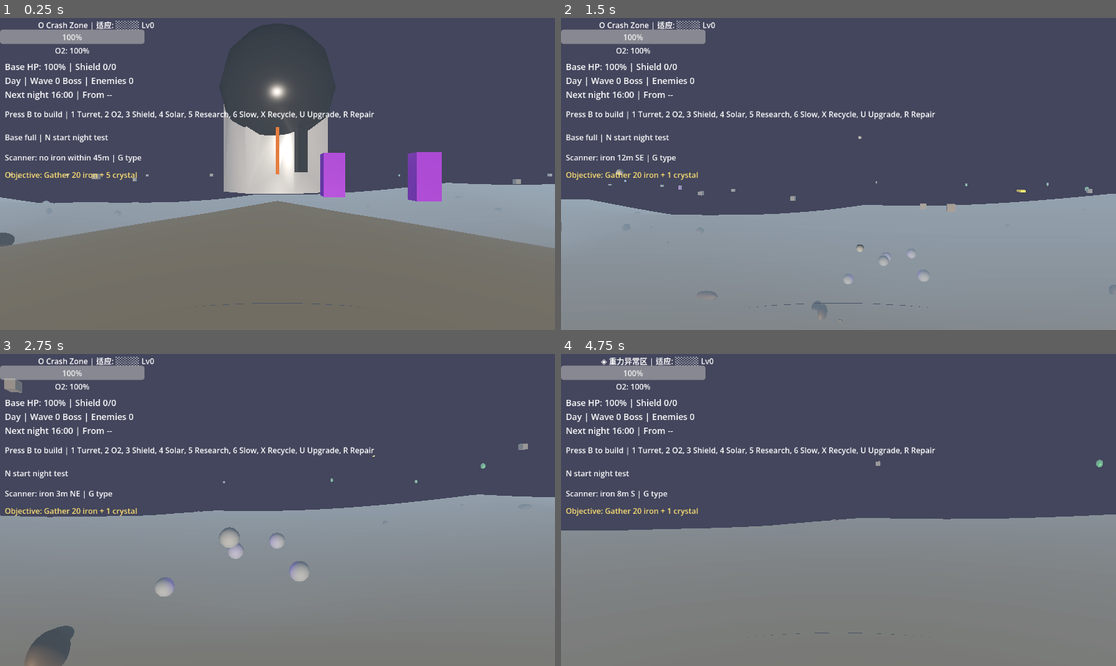
Above: before the commit, frames 1-4 (two rows, left to right).
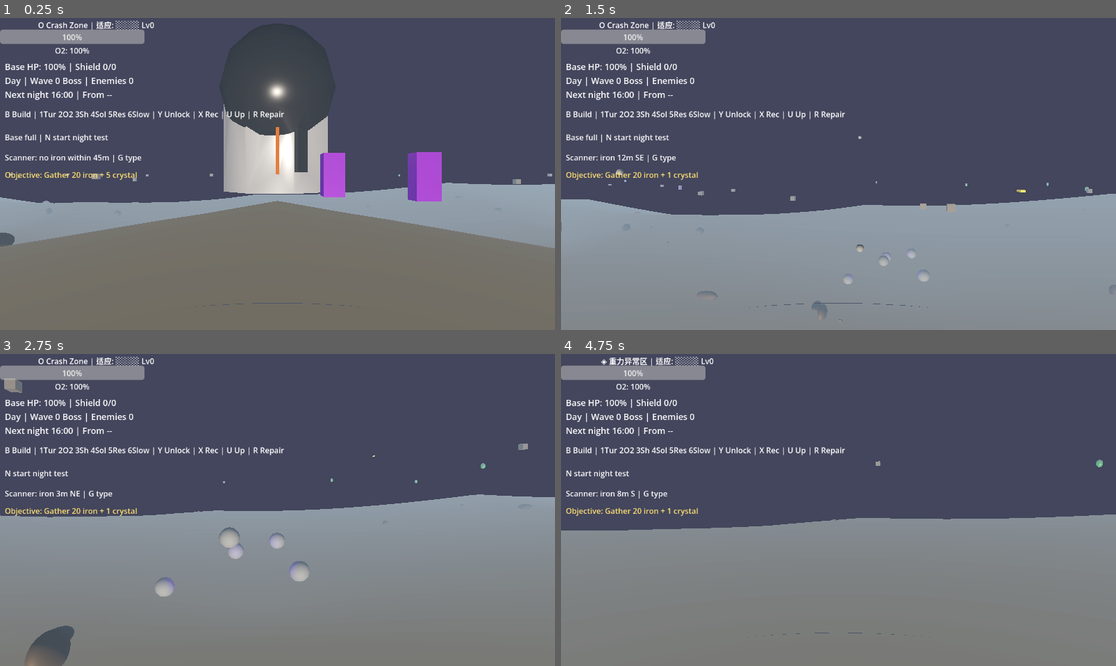
Above: after the commit, the same moments.

Repository: qnctx/star-abyss-game
Game: Godot game, scene res://scenes/main.tscn
Two runs of this game, one before a commit and one after it. Both use one fixed random seed, a clock stepped at 60 frames per second and the inputs below.
Inputs (mouse positions are in pixels of both pictures, inside the frame that each line leads up to):
- Up to frame 1 (0.25 s): no input
- Up to frame 2 (1.5 s): tap B (build_mode) at 0.5 s; move the mouse to (866, 174) at 0.52 s; hold B (build_mode) 0.53-1.28 s; hold W (move_forward) from 0.53 s (still down); click (866, 174) at 0.67 s; tap Space (jump) at 0.77 s; tap X (recycle_mode) at 0.8, 1.35 s; move the mouse to (810, 174) at 1.27 s
- Up to frame 3 (2.75 s): keep holding W (move_forward); tap Space (jump) at 1.52 s; tap Y (unlock_tech, bound only after the commit) at 1.55 s; tap B (build_mode) at 2, 2.3 s; move the mouse to (288, 503) at 2.02 s; hold Y (unlock_tech, bound only after the commit) from 2.03 s (still down)
- Up to frame 4 (4.75 s): keep holding W (move_forward); tap B (build_mode) at 2.75, 2.85, 3.5, 4.55 s; move the mouse to (832, 516) at 2.77 s; release Y (unlock_tech, bound only after the commit) at 2.78 s; click (832, 516) at 2.92 s; tap Space (jump) at 3.02, 3.77, 4.52 s; tap X (recycle_mode) at 3.05 s; move the mouse to (877, 513) at 3.52 s; hold Y (unlock_tech, bound only after the commit) 3.53-4.28 s; tap Ctrl (crouch) at 3.6 s; move the mouse to (794, 506) at 4.27 s; tap E (interact) at 4.35 s

The runs differ from the first frame. In frame 1, 0.8% of the frame differs, in the area x 1-68%, y 29-33%; in frame 2, 0.8%; in frame 3, 0.8%; in frame 4, 0.8%.

Commit message:
Add blueprint tech unlock gates

Diff:
--- a/src/project.godot
+++ b/src/project.godot
@@ -23,6 +23,7 @@
 
 GameManager="*res://scripts/game_manager.gd"
 InventoryManager="*res://scripts/inventory_manager.gd"
+TechManager="*res://scripts/tech_manager.gd"
 ZoneManager="*res://scripts/zone_manager.gd"
 SerumRecipes="*res://scripts/serum_recipes.gd"
 WorldGenerator="*res://scripts/world_generator.gd"
@@ -143,3 +144,8 @@
 "events": [Object(InputEventKey,"resource_local_to_scene":false,"resource_name":"","device":-1,"window_id":0,"alt_press …(192 unchanged characters)…
 ]
 }
+unlock_tech={
+"deadzone": 0.2,
+"events": [Object(InputEventKey,"resource_local_to_scene":false,"resource_name":"","device":-1,"window_id":0,"alt_pressed":false,"shift_pressed":false,"ctrl_pressed":false,"meta_pressed":false,"pressed":false,"keycode":0,"physical_keycode":89,"key_label":0,"unicode":121,"location":0,"echo":false,"script":null)
+]
+}
--- a/src/scripts/build_manager.gd
+++ b/src/scripts/build_manager.gd
@@ -69,6 +69,10 @@
 	elif event.is_action_pressed("repair_structure") or (event is InputEventKey and event.pressed and event.physical_keycode == KEY_R):
 		_try_repair_structure()
 		get_viewport().set_input_as_handled()
+	elif event.is_action_pressed("unlock_tech") or (event is InputEventKey and event.pressed and event.physical_keycode == KEY_Y):
+		unlock_selected_tech()
+		_refresh_preview_mesh()
+		get_viewport().set_input_as_handled()
 	elif event is InputEventKey and event.pressed and event.physical_keycode == KEY_1:
 		_select_building(BUILD_TURRET)
 		get_viewport().set_input_as_handled()
@@ -174,7 +178,8 @@
 	else:
 		_position_is_valid = _validate_position(_placement_position)
 		var has_resources := InventoryManager.has_resources(get_selected_cost())
-		_can_place = _position_is_valid and has_resources
+		var unlocked := is_selected_unlocked()
+		_can_place = _position_is_valid and has_resources and unlocked
 
 	_preview.global_position = _placement_position
 	if recycle_mode and _can_place:
@@ -183,6 +188,8 @@
 		_preview_material.albedo_color = Color(1.0, 0.2, 0.15, 0.45)
 	elif _can_place:
 		_preview_material.albedo_color = Color(0.2, 1.0, 0.45, 0.45)
+	elif _position_is_valid and not is_selected_unlocked():
+		_preview_material.albedo_color = Color(0.65, 0.35, 1.0, 0.45)
 	elif _position_is_valid:
 		_preview_material.albedo_color = Color(1.0, 0.85, 0.15, 0.45)
 	else:
@@ -194,6 +201,8 @@
 		_try_recycle_structure()
 		return
 	if not _can_place:
+		return
+	if not is_selected_unlocked():
 		return
 	var cost := get_selected_cost()
 	if not InventoryManager.has_resources(cost):
@@ -315,6 +324,30 @@
 	return get_upgrade_status_text()
 
 
+func is_selected_unlocked() -> bool:
+	return not TechManager or TechManager.is_unlocked(selected_building)
+
+
+func can_unlock_selected() -> bool:
+	return TechManager and TechManager.can_unlock(selected_building)
+
+
+func unlock_selected_tech() -> bool:
+	return TechManager and TechManager.unlock(selected_building)
+
+
+func get_selected_unlock_status_text() -> String:
+	if is_selected_unlocked():
+		return "Unlocked"
+	if not TechManager or not TechManager.is_unlockable(selected_building):
+		return "Locked"
+	var afford := TechManager.can_unlock(selected_building)
+	return "Unlock %s | Y %s" % [
+		get_selected_unlock_cost_text(),
+		"READY" if afford else "NEED BLUEPRINT"
+	]
+
+
 func get_repair_status_text() -> String:
 	var target := _find_repair_target(_placement_position)
 	if not target:
@@ -514,9 +547,21 @@
 
 
 func get_selected_cost_text() -> String:
+	return _cost_text(get_selected_cost())
+
+
+func get_selected_unlock_cost_text() -> String:
+	if not TechManager:
+		return "none"
+	return _cost_text(TechManager.get_unlock_cost(selected_building))
+
+
+func _cost_text(cost: Dictionary) -> String:
+	if cost.is_empty():
+		return "none"
 	var parts: Array[String] = []
-	for resource_type in get_selected_cost():
-		parts.append("%d %s" % [get_selected_cost()[resource_type], _resource_label(resource_type)])
+	for resource_type in cost:
+		parts.append("%d %s" % [cost[resource_type], _resource_label(str(resource_type))])
 	return " + ".join(parts)
 
 
--- a/src/scripts/combat_hud.gd
+++ b/src/scripts/combat_hud.gd
@@ -50,6 +50,8 @@
 		GameManager.night_started.connect(_refresh)
 	if InventoryManager:
 		InventoryManager.resource_changed.connect(_on_resource_changed)
+	if TechManager:
+		TechManager.tech_unlocked.connect(_on_tech_unlocked)
 
 	var objective_tracker := get_tree().current_scene.get_node_or_null("ObjectiveTracker") if get_tree().current_scene else null
 	if objective_tracker:
@@ -91,6 +93,11 @@
 	_refresh_objective_hint()
 
 
+func _on_tech_unlocked(_tech_id: String) -> void:
+	_refresh_build_hint()
+	_refresh_objective_hint()
+
+
 func _on_objective_changed(_text: String) -> void:
 	_refresh_objective_hint()
 
@@ -120,17 +127,23 @@
 	var build_manager := get_tree().current_scene.get_node_or_null("BuildManager") if get_tree().current_scene else null
 	if build_manager and build_manager.build_mode:
 		if build_manager.recycle_mode:
-			_build_label.text = "Recycle mode | X build mode | U upgrade | R repair\n%s" % build_manager.get_recycle_status_text()
+			_build_label.text = "Recycle | X Build | U Up | R Repair\n%s" % build_manager.get_recycle_status_text()
+			return
+		if not build_manager.is_selected_unlocked():
+			_build_label.text = "Build 1Tur 2O2 3Sh 4Sol 5Res 6Slow | Y Unlock | X Rec | U Up | R Repair\n%s locked | %s" % [
+				build_manager.get_selected_label(),
+				build_manager.get_selected_unlock_status_text()
+			]
 			return
 		var afford := InventoryManager.has_resources(build_manager.get_selected_cost()) if InventoryManager else false
-		_build_label.text = "Build 1Tur 2O2 3Sh 4Sol 5Res 6Slow | X Rec | U Up | R Repair\n%s: %s | LMB %s | %s" % [
+		_build_label.text = "Build 1Tur 2O2 3Sh 4Sol 5Res 6Slow | Y Unlock | X Rec | U Up | R Repair\n%s: %s | LMB %s | %s" % [
 			build_manager.get_selected_label(),
 			build_manager.get_selected_cost_text(),
 			"READY" if afford else "NEED RES",
 			build_manager.get_structure_action_status_text()
 		]
 	else:
-		_build_label.text = "Press B to build | 1 Turret, 2 O2, 3 Shield, 4 Solar, 5 Research, 6 Slow, X Recycle, U Upgrade, R Repair"
+		_build_label.text = "B Build | 1Tur 2O2 3Sh 4Sol 5Res 6Slow | Y Unlock | X Rec | U Up | R Repair"
 
 
 func _refresh_base_hint() -> void:
--- a/src/scripts/objective_tracker.gd
+++ b/src/scripts/objective_tracker.gd
@@ -5,10 +5,13 @@
 const TURRET_COST := {"iron": 20, "void_crystal": 5}
 const O2_STATION_COST := {"iron": 15, "biomass": 10}
 const SOLAR_PANEL_COST := {"iron": 18, "biomass": 6}
+const SHIELD_GENERATOR_COST := {"iron": 25, "void_crystal": 8, "energy_core": 1}
 const RESEARCH_STATION_COST := {"iron": 20, "void_crystal": 5, "energy": 5}
 const SLOW_FIELD_COST := {"iron": 15, "biomass": 8, "energy": 4}
 const TURRET_UPGRADE_COST := {"iron": 10, "energy": 5, "blueprint": 1}
 const BASE_REPAIR_COST := {"iron": 10, "biomass": 5}
+const SHIELD_UNLOCK_COST := {"blueprint": 1}
+const SLOW_FIELD_UNLOCK_COST := {"blueprint": 2}
 
 var _last_text: String = ""
 var _refresh_timer: float = 0.0
@@ -22,6 +25,8 @@
 		GameManager.day_started.connect(_refresh)
 		GameManager.enemies_alive_changed.connect(_on_enemies_alive_changed)
 		GameManager.base_health_changed.connect(_on_base_health_changed)
+	if TechManager:
+		TechManager.tech_unlocked.connect(_on_tech_unlocked)
 	set_process(true)
 	_refresh()
 
@@ -56,6 +61,15 @@
 	if _count_group("research_stations") <= 0:
 		return _build_or_gather("Build Research Station (B, 5)", RESEARCH_STATION_COST)
 
+	if TechManager and not TechManager.is_unlocked("shield_generator"):
+		return _unlock_or_gather("Unlock Shield Generator (B, 3, Y)", SHIELD_UNLOCK_COST)
+
+	if _count_group("shield_generators") <= 0:
+		return _build_or_gather("Build Shield Generator (B, 3)", SHIELD_GENERATOR_COST)
+
+	if TechManager and not TechManager.is_unlocked("slow_field"):
+		return _unlock_or_gather("Unlock Slow Field (B, 6, Y)", SLOW_FIELD_UNLOCK_COST)
+
 	if _count_group("slow_fields") <= 0:
 		return _build_or_gather("Build Slow Field (B, 6)", SLOW_FIELD_COST)
 
@@ -80,6 +94,12 @@
 	if InventoryManager and InventoryManager.has_resources(cost):
 		return "Objective: %s" % build_text
 	return "Objective: Gather %s" % get_missing_resources_text(cost)
+
+
+func _unlock_or_gather(unlock_text: String, cost: Dictionary) -> String:
+	if InventoryManager and InventoryManager.has_resources(cost):
+		return "Objective: %s" % unlock_text
+	return "Objective: Research %s" % get_missing_resources_text(cost)
 
 
 func _has_upgradeable_turret() -> bool:
@@ -120,6 +140,10 @@
 	_refresh()
 
 
+func _on_tech_unlocked(_tech_id: String) -> void:
+	_refresh()
+
+
 func _resource_label(resource_type: String) -> String:
 	if resource_type == "void_crystal":
 		return "crystal"
--- /dev/null
+++ b/src/scripts/tech_manager.gd
@@ -0,0 +1,74 @@
+extends Node
+
+signal tech_unlocked(tech_id: String)
+
+const BUILD_TURRET: String = "turret"
+const BUILD_O2_STATION: String = "o2_station"
+const BUILD_SHIELD_GENERATOR: String = "shield_generator"
+const BUILD_SOLAR_PANEL: String = "solar_panel"
+const BUILD_RESEARCH_STATION: String = "research_station"
+const BUILD_SLOW_FIELD: String = "slow_field"
+
+const UNLOCK_COSTS := {
+	BUILD_SHIELD_GENERATOR: {"blueprint": 1},
+	BUILD_SLOW_FIELD: {"blueprint": 2}
+}
+
+const LABELS := {
+	BUILD_TURRET: "Turret",
+	BUILD_O2_STATION: "O2 Station",
+	BUILD_SHIELD_GENERATOR: "Shield Generator",
+	BUILD_SOLAR_PANEL: "Solar Panel",
+	BUILD_RESEARCH_STATION: "Research Station",
+	BUILD_SLOW_FIELD: "Slow Field"
+}
+
+var unlocked: Dictionary = {}
+
+
+func _ready() -> void:
+	reset_unlocks()
+
+
+func reset_unlocks() -> void:
+	unlocked = {
+		BUILD_TURRET: true,
+		BUILD_O2_STATION: true,
+		BUILD_SOLAR_PANEL: true,
+		BUILD_RESEARCH_STATION: true,
+		BUILD_SHIELD_GENERATOR: false,
+		BUILD_SLOW_FIELD: false
+	}
+
+
+func is_unlocked(tech_id: String) -> bool:
+	return bool(unlocked.get(tech_id, false))
+
+
+func is_unlockable(tech_id: String) -> bool:
+	return UNLOCK_COSTS.has(tech_id) and not is_unlocked(tech_id)
+
+
+func get_unlock_cost(tech_id: String) -> Dictionary:
+	if not UNLOCK_COSTS.has(tech_id):
+		return {}
+	return UNLOCK_COSTS[tech_id].duplicate()
+
+
+func can_unlock(tech_id: String) -> bool:
+	if not is_unlockable(tech_id):
+		return false
+	return InventoryManager and InventoryManager.has_resources(get_unlock_cost(tech_id))
+
+
+func unlock(tech_id: String) -> bool:
+	if not can_unlock(tech_id):
+		return false
+	InventoryManager.consume_resources(get_unlock_cost(tech_id))
+	unlocked[tech_id] = true
+	tech_unlocked.emit(tech_id)
+	return true
+
+
+func get_label(tech_id: String) -> String:
+	return str(LABELS.get(tech_id, tech_id))
--- a/src/test_runner.gd
+++ b/src/test_runner.gd
@@ -32,6 +32,7 @@
         _test_enemy_reward_rules()
         _test_solar_panel_energy()
         _test_research_station()
+        _test_tech_unlocks()
         _test_resource_scanner()
         _test_objective_tracker()
         _test_serum_recipes()
@@ -241,6 +242,9 @@
         var objective_tracker_script = load("res://scripts/objective_tracker.gd")
         check("objective_tracker.gd loads", objective_tracker_script != null)
 
+        var tech_manager_script = load("res://scripts/tech_manager.gd")
+        check("tech_manager.gd loads", tech_manager_script != null)
+
         var main_scene = load("res://scenes/main.tscn")
         check("main scene loads with build/combat nodes", main_scene != null)
         if not main_scene:
@@ -673,6 +677,56 @@
         inventory_manager.resources["blueprint"] = old_blueprint
 
 
+func _test_tech_unlocks() -> void:
+        print("\n[ Tech unlocks ]")
+
+        var tech_manager = _get_autoload("TechManager")
+        var inventory_manager = _get_autoload("InventoryManager")
+        var build_script = load("res://scripts/build_manager.gd")
+        check("TechManager autoload exists", tech_manager != null)
+        check("InventoryManager autoload exists for tech test", inventory_manager != null)
+        check("build_manager.gd loads for tech test", build_script != null)
+        if not tech_manager or not inventory_manager or not build_script:
+                return
+
+        var old_blueprint: int = inventory_manager.resources.get("blueprint", 0)
+        tech_manager.reset_unlocks()
+        inventory_manager.resources["blueprint"] = 0
+
+        check("turret starts unlocked", tech_manager.is_unlocked("turret"))
+        check("shield starts locked", not tech_manager.is_unlocked("shield_generator"))
+        check("slow field starts locked", not tech_manager.is_unlocked("slow_field"))
+        check("shield cannot unlock without blueprint", not tech_manager.unlock("shield_generator"))
+
+        var build_manager = build_script.new()
+        current_scene.add_child(build_manager)
+        build_manager.selected_building = build_manager.BUILD_SHIELD_GENERATOR
+
+        var locked_status: String = build_manager.get_selected_unlock_status_text()
+        check("build manager reports selected locked tech", not build_manager.is_selected_unlocked())
+        check("unlock status shows shield blueprint cost", locked_status.contains("1 blueprint"), locked_status)
+
+        inventory_manager.resources["blueprint"] = 1
+        check("build manager can unlock selected shield", build_manager.can_unlock_selected())
+        check("unlock selected shield succeeds", build_manager.unlock_selected_tech())
+        check("shield unlock consumes blueprint", inventory_manager.resources.get("blueprint", -1) == 0)
+        check("shield is unlocked after purchase", build_manager.is_selected_unlocked())
+
+        build_manager.selected_building = build_manager.BUILD_SLOW_FIELD
+        inventory_manager.resources["blueprint"] = 1
+        check("slow field rejects partial blueprint cost", not build_manager.unlock_selected_tech())
+        check("partial failed unlock does not consume blueprint", inventory_manager.resources.get("blueprint", -1) == 1)
+
+        inventory_manager.resources["blueprint"] = 2
+        check("slow field unlock succeeds with two blueprints", build_manager.unlock_selected_tech())
+        check("slow field unlock consumes two blueprints", inventory_manager.resources.get("blueprint", -1) == 0)
+        check("slow field is unlocked after purchase", build_manager.is_selected_unlocked())
+
+        build_manager.queue_free()
+        tech_manager.reset_unlocks()
+        inventory_manager.resources["blueprint"] = old_blueprint
+
+
 func _test_resource_scanner() -> void:
         print("\n[ Resource scanner ]")
 
Not shown, changed: PROGRESS.md
Not shown, changed: docs/GAME_DESIGN_DOC.md
Not shown, changed: docs/TEST_PLAN.md
Not shown, changed: src/CONTEXT.md
